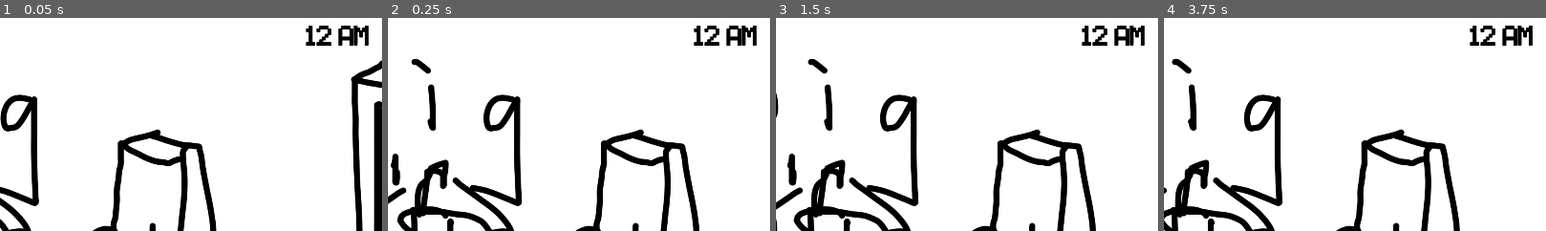
Above: before the commit, frames 1-4 (left to right).
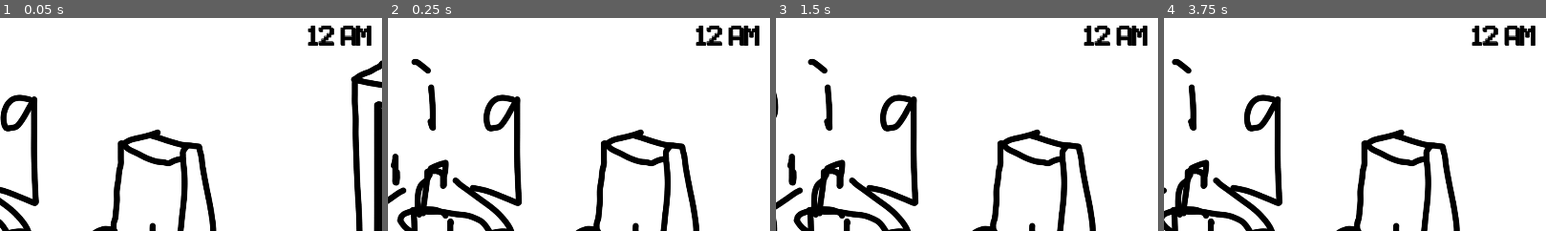
Above: after the commit, the same moments.

Repository: juppery/the-game-of-the-beach
Game: Godot game, scene res://scenes/nights/Night1.tscn
Same seed, same stepped clock (60 frames per second), same inputs: the game is played once before the commit and once after it.
Inputs (mouse positions are % of the whole screen's width and height, from its top left):
- Up to frame 1 (0.05 s): no input
- Up to frame 2 (0.25 s): no input
- Up to frame 3 (1.5 s): move the mouse to (50, 91) at 0.52 s; tap Enter at 1.25 s; move the mouse to (30, 55) at 1.27 s
- Up to frame 4 (3.75 s): tap Space at 2, 3.5 s; move the mouse to (60, 27) at 2.02 s; tap Enter at 2.75 s; move the mouse to (45, 70) at 2.77 s; move the mouse to (80, 65) at 3.52 s
The pictures show only the part of the screen within x 50-100%, y 1-51%; the shares and areas given below are measured in that part.

The runs differ from the first frame. In frame 1, 0.8% of the frame differs, in the area x 80-98%, y 3-14%; in frame 2, 0.8%; in frame 3, 0.8%; in frame 4, 0.8%.

Commit message:
aggression values ramp, hour label/value counts up

Diff:
--- a/scenes/nights/Night1.tscn
+++ b/scenes/nights/Night1.tscn
@@ -59,6 +59,7 @@
 custom_colors/font_color_shadow = Color( 0, 0, 0, 1 )
 custom_fonts/font = SubResource( 1 )
 text = "12 AM"
+align = 2
 
 [connection signal="button_down" from="noahpanningview/close_window_button" to="noahpanningview/window_closed_sprite" method="_on_close_window_button_button_down"]
 [connection signal="button_up" from="noahpanningview/close_window_button" to="noahpanningview/window_closed_sprite" method="_on_close_window_button_button_up"]
--- a/scripts/CharacterMovement.gd
+++ b/scripts/CharacterMovement.gd
@@ -4,10 +4,10 @@
 #onready var doorscript = getnode (node with the doorscript)
 
 onready var benLocation = "schoolroom"
-onready var benAgressionValue = 20
+onready var benAggressionValue = 0
 
 onready var dannyLocation = "schoolroom"
-onready var dannyAgressionValue = 20
+onready var dannyAggressionValue = 0
 
 onready var HourLabel = get_node("HourLabel")
 onready var hour = 0
@@ -25,15 +25,20 @@
 		HourLabel.text = "1 AM"
 	if hour == 1:
 		HourLabel.text = "2 AM"
+		dannyAggressionValue += 1
 	if hour == 2:
 		HourLabel.text = "3 AM"
+		dannyAggressionValue += 1
+		benAggressionValue + 1
 	if hour == 3:
 		HourLabel.text = "4 AM"
+		dannyAggressionValue += 1
+		benAggressionValue += 1
 	if hour == 4:
 		HourLabel.text = "5 AM"
 	if hour == 5:
 		pass #PLAYER WINS!!! WOOOOOOOOOO!!!!!!! maybe figure out a way to save the nights won?
-
+	hour += 1
 
 
 
@@ -41,7 +46,7 @@
 
 	var twentySidedDie = rand_range(1, 20)
 	var hundredSidedDie = rand_range(1, 100)
-	if twentySidedDie <= benAgressionValue:
+	if twentySidedDie <= benAggressionValue:
 		if benLocation == "schoolroom":
 			benLocation = "backroom"
 		elif benLocation == "backroom":
@@ -79,7 +84,7 @@
 
 	var twentySidedDie = rand_range(1, 20)
 	var hundredSidedDie = rand_range(1, 100)
-	if twentySidedDie <= dannyAgressionValue:
+	if twentySidedDie <= dannyAggressionValue:
 		if dannyLocation != "dannysroom":
 			if hundredSidedDie < 15:
 				dannyLocation = "schoolroom"
